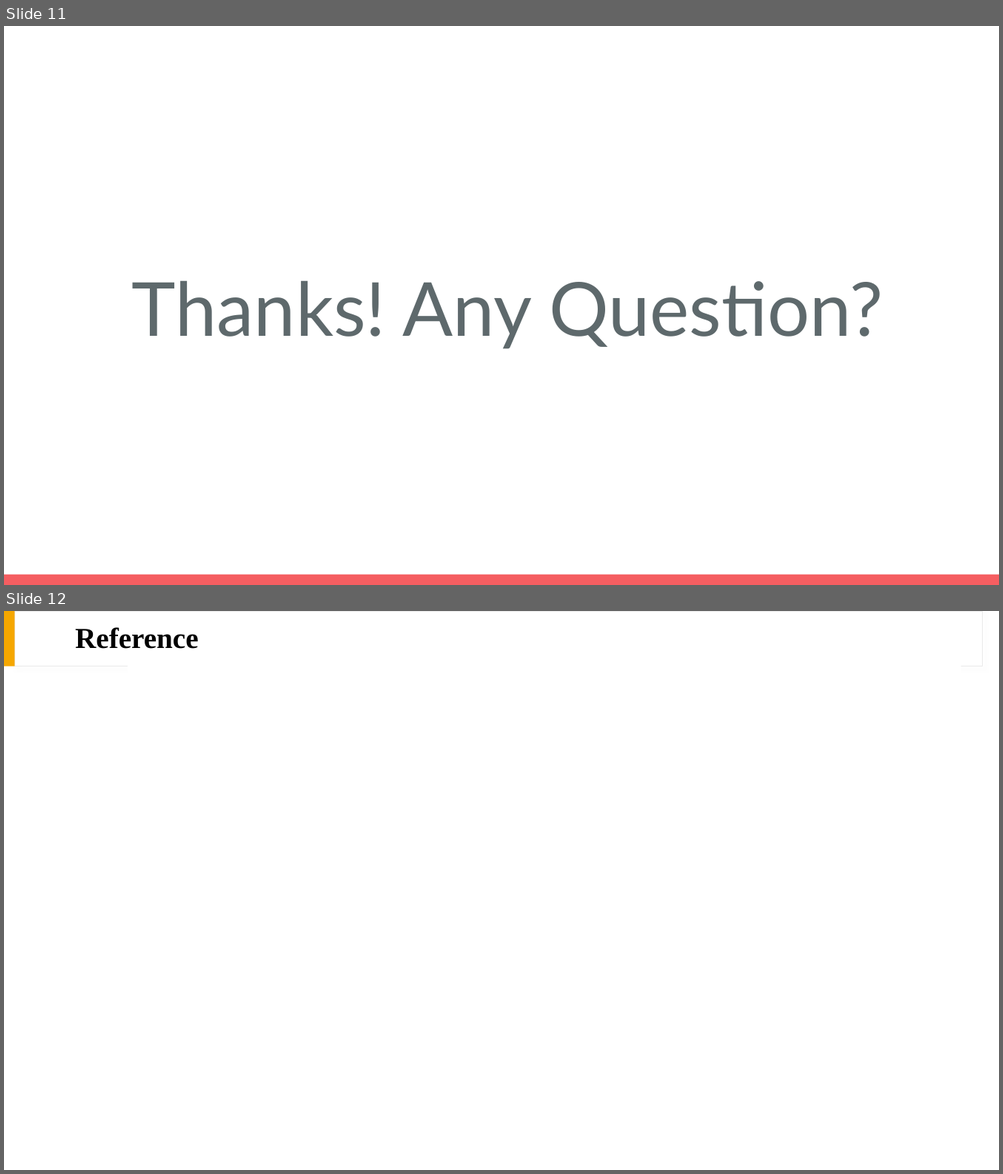
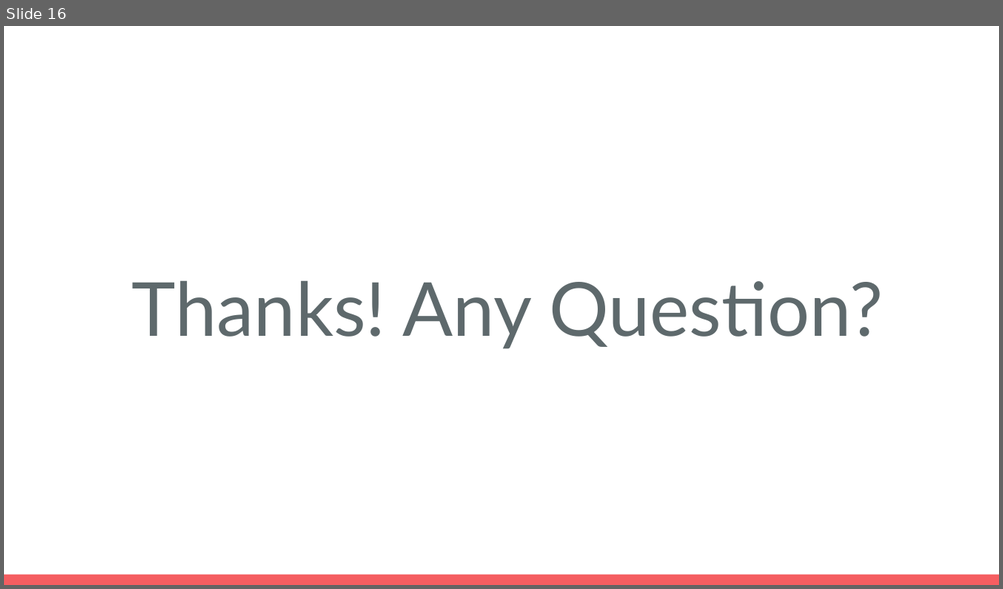
Before and after one commit to drago1234/CSE5525-Final-Project, a slide deck: presentation_v2.0.pptx. Shown one above the other, each under a label of ours: slides 11 and 12 before the commit, slide 16 after it. The pictures are 1003x1174 and 1003x589 pixels, drawn with LibreOffice and Linux fonts; fonts in the diff are those of the drawing. Boxes give left, top, right and bottom in pixels: in the first picture for what was removed or moved away, otherwise in the second. Text is boxed around its words. In the diff, an @@ line names an element or a change of style, - is before the commit and + after.

```diff
--- a/presentation_v2.0.pptx
+++ b/presentation_v2.0.pptx
@@ slide 12 removed at box(4, 611, 999, 1170), background #FFFFFF @@
@@ rectangle removed at box(4, 611, 14, 667) @@
@@ rectangle removed at box(14, 611, 982, 667) @@
@@ title removed at box(75, 627, 199, 649) @@
-Reference
@@ rectangle removed at box(128, 630, 962, 688) @@
@@ what was slide 11 is now slide 16 @@
```
Also in this commit, not shown: 4 slides changed, 6 slides added, 19 other files.
